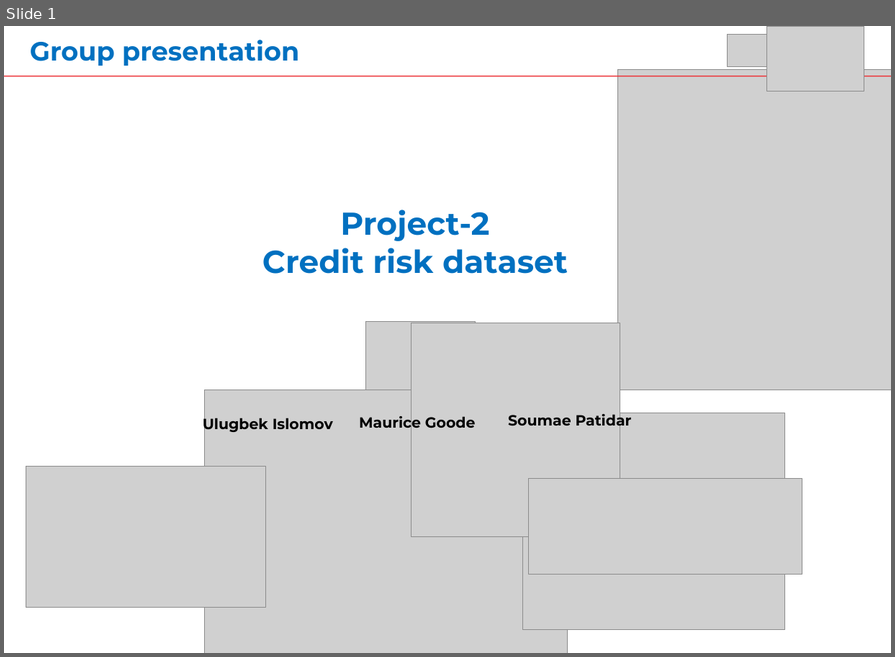
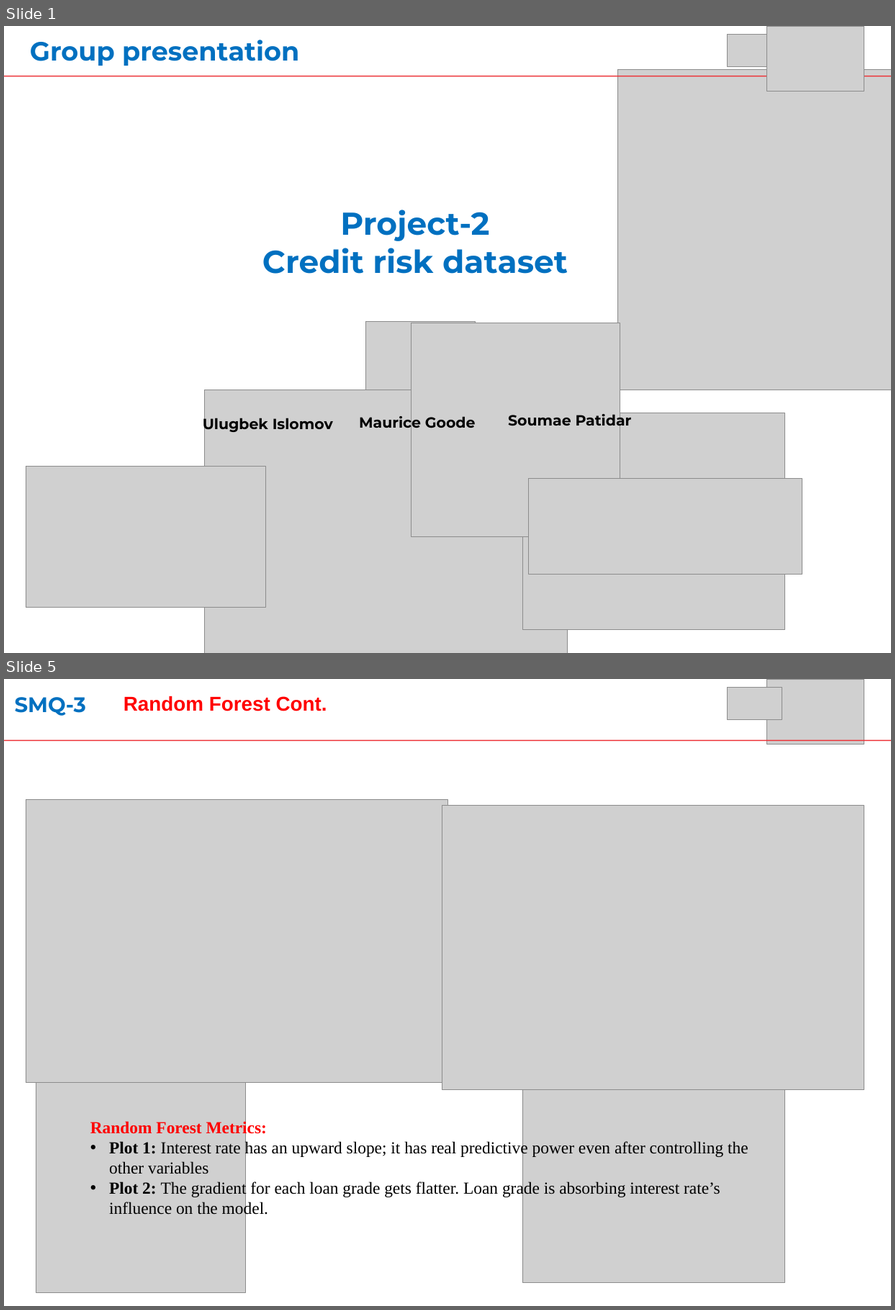
Before and after one commit to ulugbek-islomov/Intro-to-Data-Science-Project-2, a slide deck: Project 2_presentation_SMART #4.pptx. Shown one above the other, each under a label of ours: slide 1 before the commit, slides 1 and 5 after it; the slides between them are not shown. The pictures are 895x657 and 895x1310 pixels, drawn with LibreOffice and Linux fonts; fonts in the diff are those of the drawing; grey boxes stand for pictures. Boxes give left, top, right and bottom in pixels: in the first picture for what was removed or moved away, otherwise in the second. Text is boxed around its words. In the diff, an @@ line names an element or a change of style, - is before the commit and + after.

```diff
--- a/Project 2_presentation_SMART #4.pptx
+++ b/Project 2_presentation_SMART #4.pptx
@@ slide 5 added at <box>4,679,891,1306</box>, background #FFFFFF @@
@@ text added at <box>15,697,86,716</box>, 40 pt, text #0070C0, bold @@
+SMQ-3
@@ text added at <box>124,696,327,711</box>, 38 pt, text #FF0000, bold @@
+Random Forest Cont.
@@ picture added at <box>727,687,782,719</box> @@
@@ picture added at <box>766,679,864,744</box> @@
@@ rectangle added at <box>4,740,891,741</box>, fill #ED3237 @@
@@ picture added at <box>26,799,448,1082</box> @@
@@ picture added at <box>442,805,864,1089</box> @@
@@ picture added at <box>522,1066,785,1283</box> @@
@@ picture added at <box>36,1079,245,1292</box> @@
@@ text added at <box>90,1120,748,1218</box>, 32 pt, text #000000 @@
+Random Forest Metrics:
+• Plot 1: Interest rate has an upward slope; it has real predictive power even after controlling the other variables
+• Plot 2: The gradient for each loan grade gets flatter. Loan grade is absorbing interest rate’s influence on the model.
```
Also in this commit, not shown: 4 slides changed, 4 slides removed.
